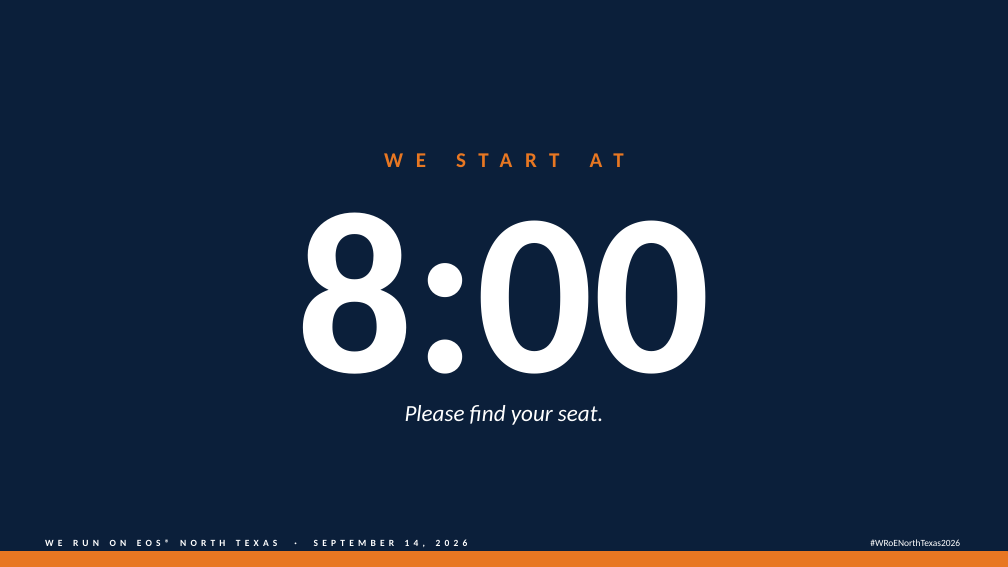
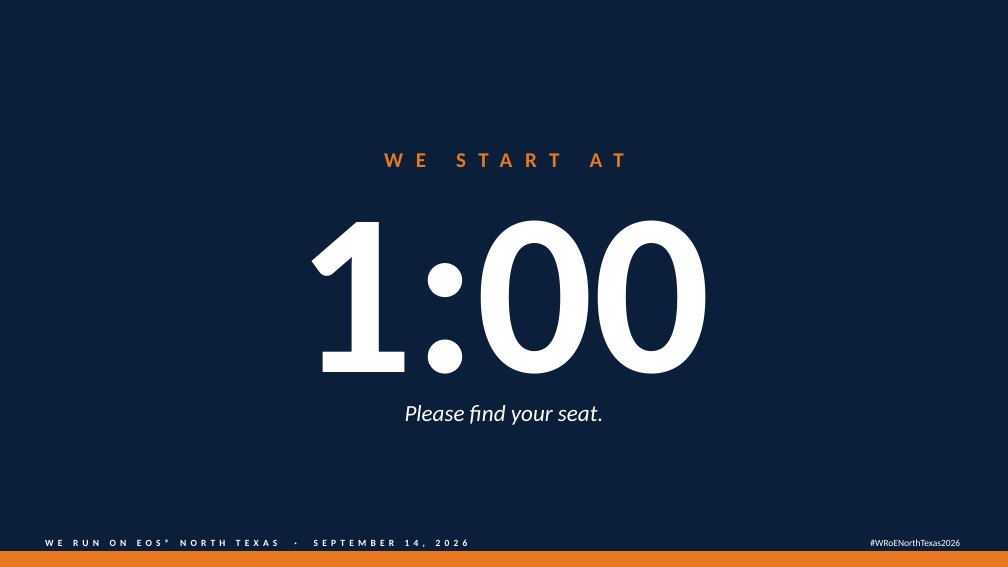
Before and after one commit to TicoRicoRay/wroe-dallas-2026, a slide deck: slide 5 of deliverables/deck/Deck.pptx. Drawn at 1008x567 pixels with LibreOffice and Linux fonts; fonts in the diff are those of the drawing. Boxes give left, top, right and bottom in pixels: in the first picture for what was removed or moved away, otherwise in the second. Text is boxed around its words. In the diff, an @@ line names an element or a change of style, - is before the commit and + after.

```diff
--- a/deliverables/deck/Deck.pptx
+++ b/deliverables/deck/Deck.pptx
@@ text at <box>297,220,711,425</box>: text changed @@
-8:00
+1:00
```
Also in this commit, not shown: 6 other slides changed, 10 slides removed, 6 other files.
